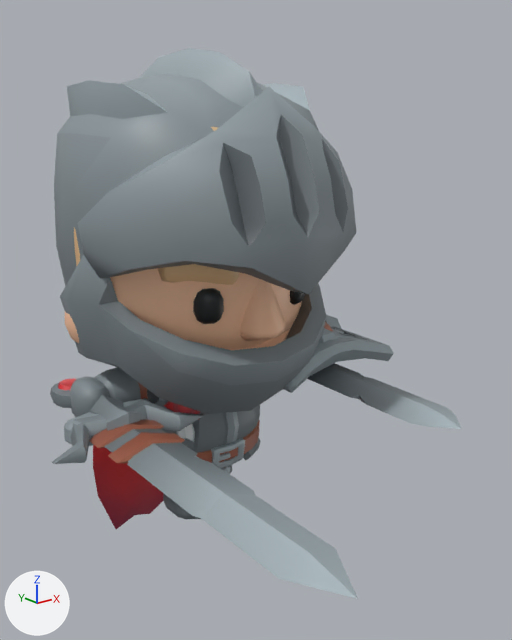
One commit to the glTF model App/Arena3D/Knight.glb: the scene before it, then after it.
One viewpoint serves both versions: a 50 mm lens placed at (-2.86, -4.35, 3.15), pointed at (0.03, -0.73, 1.7). Lighting does not change. The marker at lower left points along +X, +Y and +Z. The first picture is the older version. Where no turn or scale is listed for an object, it has been applied to the vertices.

In view in the first picture: '1H_Sword', '1H_Sword_Offhand', '2H_Sword', 'Knight_ArmRight', 'Knight_Body', 'Knight_Cape', 'Knight_Head', 'Knight_Helmet', 'Knight_LegLeft', 'Knight_LegRight', 'Rectangle_Shield' and 3 more.
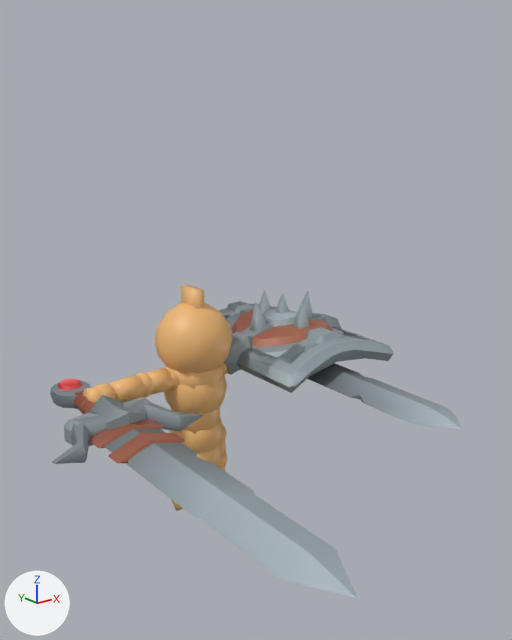
Pixel boxes [x1, y1, x2, y2] of what changed, in the pictures (512 x 640 px):
'Knight_Helmet', deleted
    before: [54, 48, 356, 414]
'Knight_Head', deleted
    before: [65, 127, 305, 350]
'BrawlerBody', added
    after: [83, 285, 241, 511]
'Knight_Body', deleted
    before: [155, 400, 260, 469]
'Knight_Cape', deleted
    before: [93, 445, 163, 529]
'Knight_ArmRight', deleted
    before: [70, 367, 164, 417]
'Knight_LegRight', deleted
    before: [163, 493, 201, 519]
'Knight_LegLeft', deleted (mostly hidden)
    before: [221, 465, 236, 479]
'Spike_Shield', unchanged, uncovered by the edit
    before: [317, 315, 366, 345]
    after: [224, 290, 366, 386]
'Round_Shield', unchanged, uncovered by the edit
    before: [324, 322, 344, 334]
    after: [226, 308, 344, 357]

Edits to the bpy script that builds the scene:
```text
Add mat_body:
    mat_body = principled_material('Body')
    mat_body.base_color = (0.86, 0.48, 0.18)  # orange #efb876
    mat_body.roughness = 0.45
Add mat_eye:
    mat_eye = principled_material('Eye')
    mat_eye.base_color = (0.08, 0.08, 0.1)  # dark grey #505059
    mat_eye.roughness = 0.45
Add me_cylinder:
    me_cylinder.from_pydata(...)  # 1856 vertices, 3576 faces; spans x -0.9..0.9, y -0.3..0.3, z -0.04..1.78
    # faces by material slot: [3240, 336]
    me_cylinder.materials.append(mat_body)  # orange #efb876
    me_cylinder.materials.append(mat_eye)  # dark grey #505059
Remove ob_knight_armright:
    ob_knight_armright = bpy.data.objects.new('Knight_ArmRight', me_cube_126)
    ob_knight_armright.location = (0.0, 0.0, 0.0)
Remove ob_knight_body:
    ob_knight_body = bpy.data.objects.new('Knight_Body', me_prototypepete_body_020)
    ob_knight_body.location = (0.0, 0.0, 0.0)
Remove ob_knight_head:
    ob_knight_head = bpy.data.objects.new('Knight_Head', me_prototypepete_head_001)
    ob_knight_head.location = (0.0, 0.0, 0.0)
Remove ob_knight_legleft:
    ob_knight_legleft = bpy.data.objects.new('Knight_LegLeft', me_cube_128)
    ob_knight_legleft.location = (0.0, 0.0, 0.0)
Remove ob_knight_legright:
    ob_knight_legright = bpy.data.objects.new('Knight_LegRight', me_cube_127)
    ob_knight_legright.location = (0.0, 0.0, 0.0)
Remove ob_knight_helmet:
    ob_knight_helmet = bpy.data.objects.new('Knight_Helmet', me_cube_124)
    ob_knight_helmet.location = (0.0, 0.0, 1.216)
Remove ob_knight_cape:
    ob_knight_cape = bpy.data.objects.new('Knight_Cape', me_plane_004)
    ob_knight_cape.location = (0.0, 0.0, 1.216)
Add ob_brawlerbody:
    ob_brawlerbody = bpy.data.objects.new('BrawlerBody', me_cylinder)
    ob_brawlerbody.location = (0.0, 0.0, 0.0)
```
